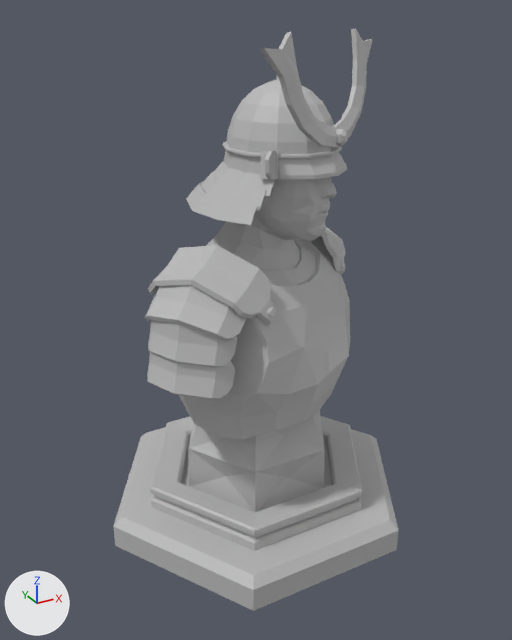
The FBX model The Hollow Shield/Assets/Meshes/armyTile_Feudal.fbx as it was, and as the next commit left it.
Both versions are drawn from a 50 mm lens placed at (-0.0191, -0.0346, 0.0304), pointed at (-0.0003, -0.0005, 0.0134). Every picture has the same lights, and +X, +Y and +Z are marked at lower left. Where no turn or scale is listed for an object, it has been applied to the vertices. Vertices at the same position are counted once.

Objects in the first picture: 'armyTile_Feudal'.
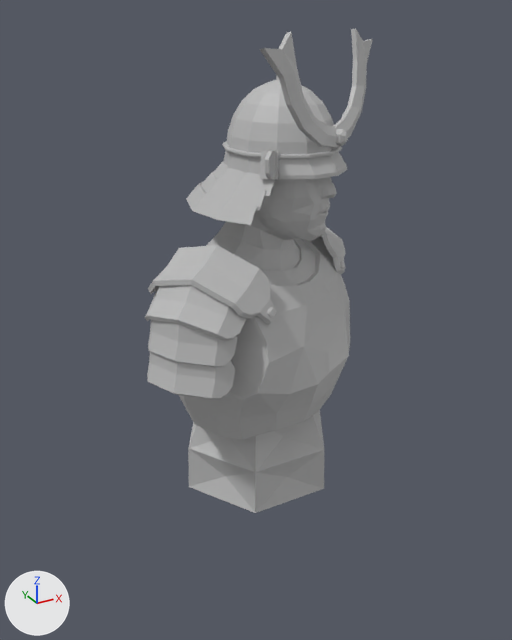
Boxes (x1, y1, x2, y2) around the edits, measured in the pictures (512 x 640 px):
'armyTile_Feudal', reshaped (20% narrower, 17% shorter): before (113, 28, 399, 611); after (145, 28, 373, 513)
part 1 of me_mesh, deleted: before (113, 416, 399, 611)

The edits, one by one:
me_mesh has 1710 vertices, 1794 faces and spans x -0.01..0.01, y -0.0087..0.0087, z 0.0..0.0295.
me_mesh is used by ob_armytile_feudal; location (0.0, 0.0, 0.0).
me_mesh part 1: the loose piece of 85 vertices spanning x -0.01..0.01, y -0.0087..0.0087, z 0.0..0.0035 is deleted.
